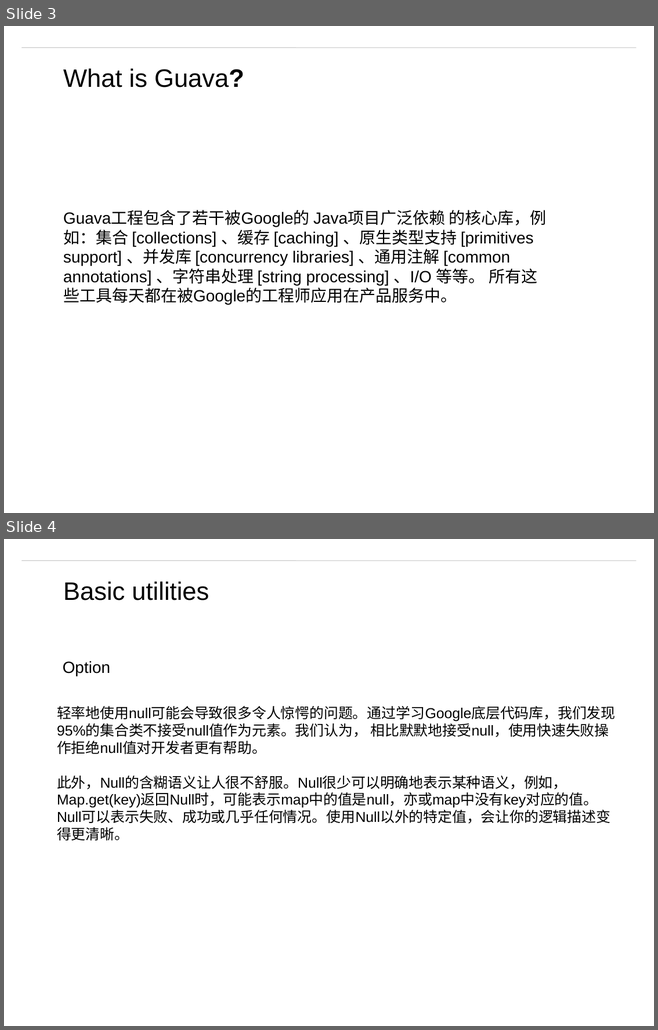
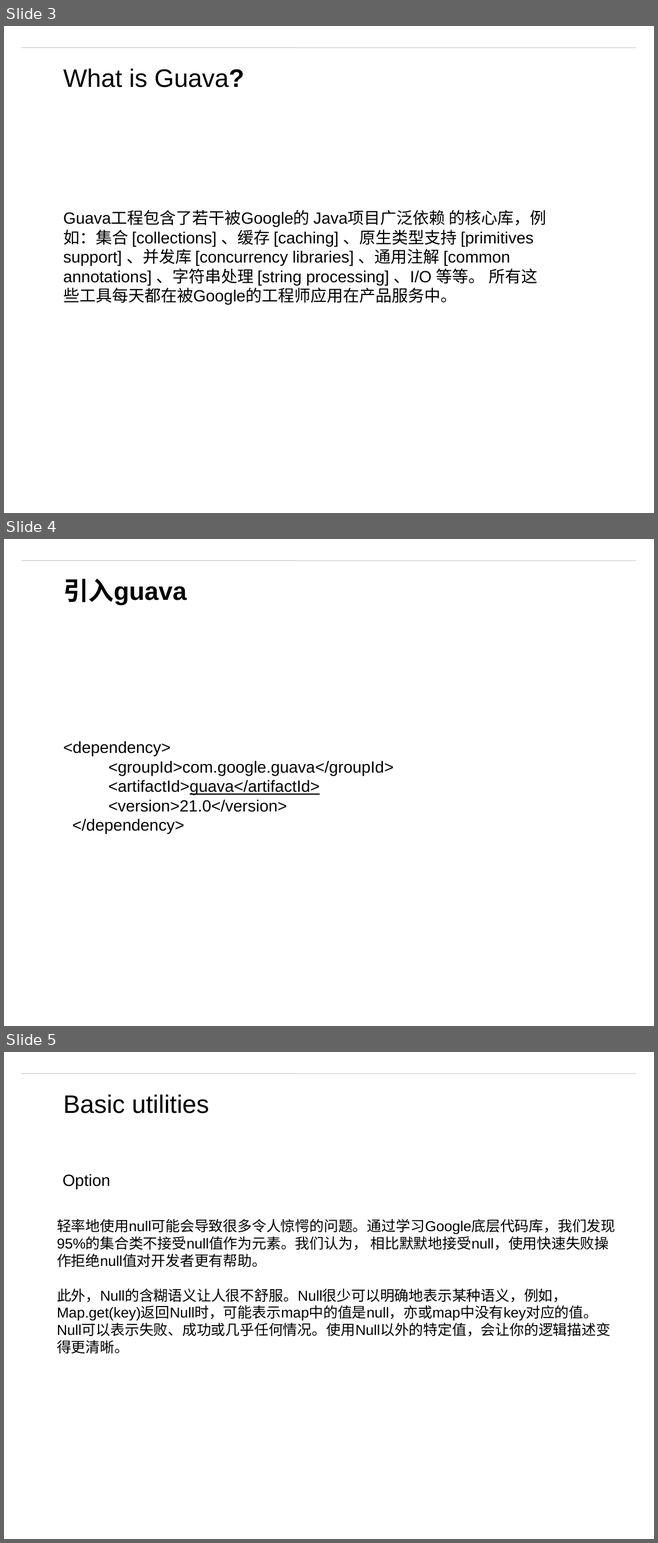
Before and after one commit to matt19870107/Guava, a slide deck: Guava.pptm. Shown one above the other, each under a label of ours: slides 3 and 4 before the commit, slides 3, 4 and 5 after it. The pictures are 658x1030 and 658x1543 pixels, drawn with LibreOffice and Linux fonts; fonts in the diff are those of the drawing; background and template pictures are left out. Boxes give left, top, right and bottom in pixels: in the first picture for what was removed or moved away, otherwise in the second. Text is boxed around its words. In the diff, an @@ line names an element or a change of style, - is before the commit and + after.

```diff
--- a/Guava.pptm
+++ b/Guava.pptm
@@ slide 4 added at bbox=[4, 539, 654, 1026], background #FFFFFF; not listed: 1 template element that a slide beside it also shows @@
@@ text added at bbox=[63, 578, 187, 606], 28 pt, text #000000, bold @@
+引入guava
@@ text added at bbox=[63, 741, 394, 834], 18 pt, text #000000 @@
+<dependency>
+<groupId>com.google.guava</groupId>
+<artifactId>guava</artifactId>
+<version>21.0</version>
+</dependency>
@@ what was slide 4 is now slide 5 @@
```
Also in this commit, not shown: 1 slide changed, 6 other files.
